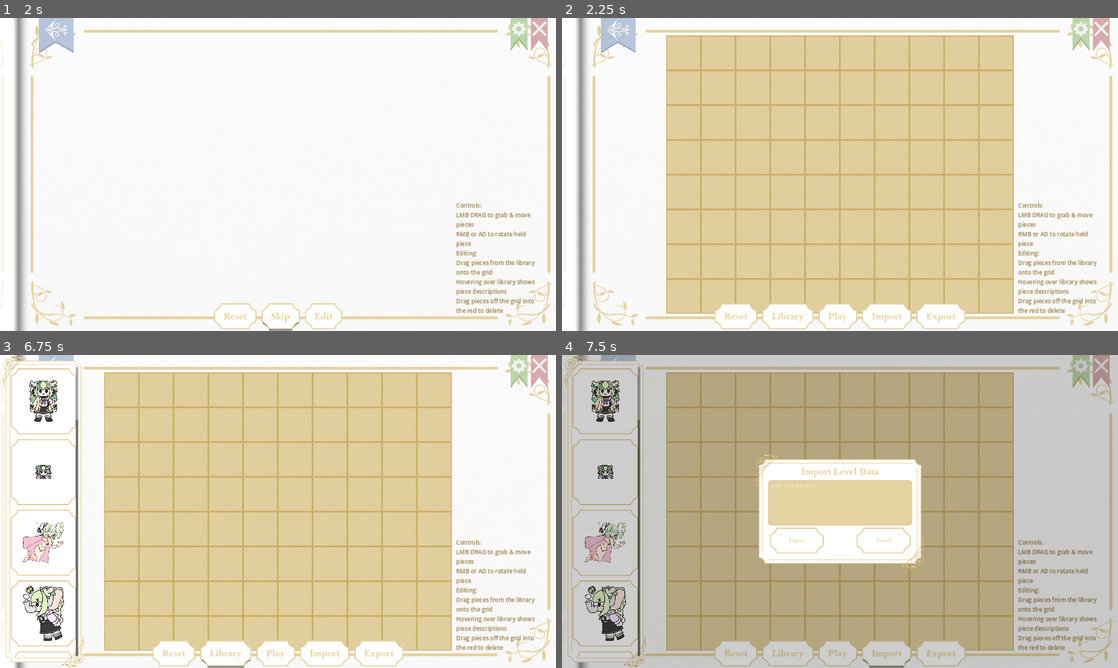
Above: before the commit, frames 1-4 (two rows, left to right).
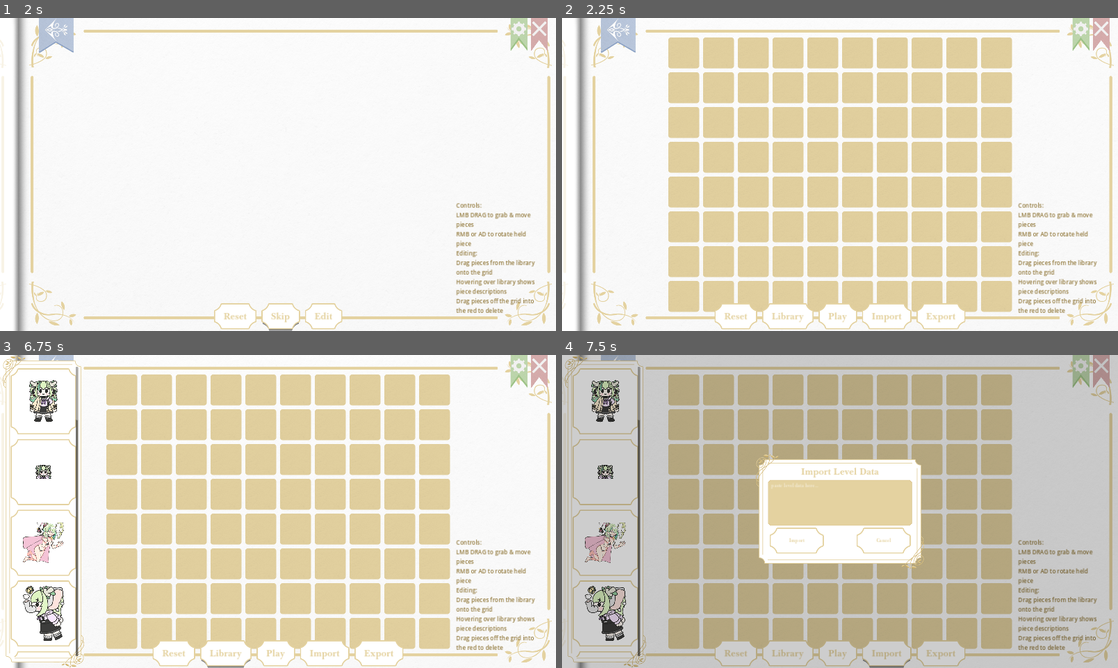
Above: after the commit, the same moments.

Repository: Saplings-Projects/Birthday-2024
Game: Godot game, scene res://MainScenes/main_level.tscn
Same seed, same stepped clock (60 frames per second), same inputs: the game is played once before the commit and once after it. This scene is started directly instead of the project's main scene.
Inputs:
- Up to frame 1 (2 s): click "Skip" at 0.5 s; click "Skip" at 1.25 s
- Up to frame 2 (2.25 s): click "Edit" at 2 s
- Up to frame 3 (6.75 s): click "Play" at 2.75 s; click "Edit" at 3.5 s; click "Play" at 4.25 s; click "Skip" at 5 s; click "Edit" at 5.75 s; click "Library" at 6.5 s
- Up to frame 4 (7.5 s): click "Import" at 7.25 s

Frame 1 is identical in both runs. In frame 2, 12% of the frame differs, in the area x 18-82%, y 5-95%; in frame 3, 12%; in frame 4, 10%.
Error in both runs: Invalid access to property or key 'PASS_LEVEL_DATA_KEY' on a base object of type 'Dictionary'. (res://Scripts/GameManager.gd:113)

Commit message:
Updating the tilemap to look closer to Cats Organized Neatly

Diff:
--- a/Birthday-2024-Project/MainScenes/main_level.tscn
+++ b/Birthday-2024-Project/MainScenes/main_level.tscn
@@ -1,11 +1,11 @@
 [gd_scene load_steps=14 format=3 uid="uid://bkys348mactw2"]
 
 [ext_resource type="Script" path="res://Scripts/ScreenManagement/ScreenLogic.gd" id="1_4oukr"]
-[ext_resource type="Texture2D" uid="uid://ci3t2shlrxhc0" path="res://Art/GridTileSet.png" id="1_4qt1f"]
 [ext_resource type="Script" path="res://Scripts/GridLogic.gd" id="1_ywtrj"]
 [ext_resource type="Texture2D" uid="uid://bjqluj600yhja" path="res://Art/Map_ResolutionClearance.png" id="2_hsx3y"]
 [ext_resource type="Texture2D" uid="uid://ll2r6k84b1vw" path="res://Art/UI/Background/Background_default_Light_textured_v2.png" id="3_rkf2x"]
 [ext_resource type="Script" path="res://Scripts/GameManager.gd" id="4_1cxrf"]
+[ext_resource type="Texture2D" uid="uid://c8qlsh0oxe5md" path="res://Art/GridTileSet2.png" id="4_qgsc6"]
 [ext_resource type="Script" path="res://Scripts/Game/States/GameEmptyState.gd" id="5_wmt6j"]
 [ext_resource type="Script" path="res://Scripts/Game/States/GamePlayState.gd" id="6_jk8at"]
 [ext_resource type="Script" path="res://Scripts/Game/States/GameWinState.gd" id="7_bviq6"]
@@ -13,12 +13,12 @@
 [ext_resource type="Script" path="res://Scripts/Game/States/GameEditState.gd" id="8_e6fwe"]
 
 [sub_resource type="TileSetAtlasSource" id="TileSetAtlasSource_5322b"]
-texture = ExtResource("1_4qt1f")
-margins = Vector2i(3, 3)
+texture = ExtResource("4_qgsc6")
 texture_region_size = Vector2i(120, 120)
 0:0/0 = 0
 0:0/0/modulate = Color(1, 1, 1, 0)
 1:0/0 = 0
+1:0/0/modulate = Color(0.894118, 0.823529, 0.627451, 0.25098)
 2:0/0 = 0
 2:0/0/modulate = Color(0.894118, 0.823529, 0.627451, 1)
 0:1/0 = 0
--- a/Birthday-2024-Project/Scripts/GridLogic.gd
+++ b/Birthday-2024-Project/Scripts/GridLogic.gd
@@ -4,7 +4,7 @@
 const MAX_HEIGHT : int = 4 #doubled for negative
 const MAX_WIDTH : int = 5 #doubled for negative
 const TILE_ATLAS_OPEN = Vector2i(1, 0)
-const TILE_ATLAS_OCCUPIED = Vector2i(2, 0)
+const TILE_ATLAS_OCCUPIED = Vector2i(1, 0)
 const TILE_ATLAS_CLOSED = Vector2i(0, 0)
 const TILE_ATLAS_CLOSED_VISIBLE = Vector2i(2, 0)
 const SAFE_HEIGHT : int = 4 #doubled for negative
